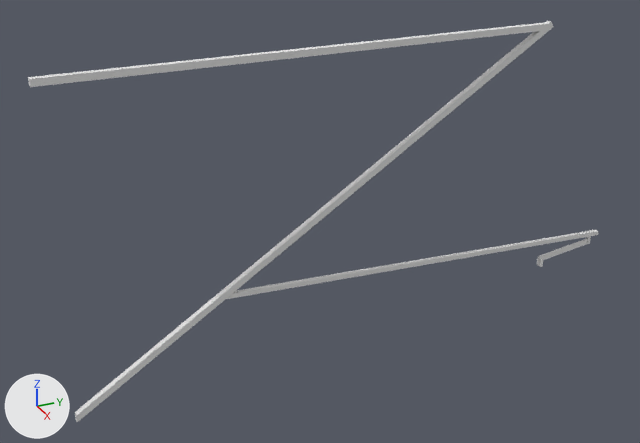
Two versions of the OBJ model common/src/main/resources/assets/pantographsandwires/models/block/cantilever/single/5/cantilever_outer_5px.obj, one commit apart.
One viewpoint serves both versions: a camera (50 mm lens) standing at (7.45, -2.03, 2.51) and looking at (0.37, 1.15, -1.03). Lighting does not change. The marker at lower left points along +X, +Y and +Z. The first picture is the older version. Where no turn or scale is listed for an object, it has been applied to the vertices.

In view in the first picture: '2e5e37b6-9ad2-468e-95e8-d11b75960682', '37164cac-60b7-4206-b164-251ee53b5032', '37fd6804-e435-41e2-a34b-a4aff9827b6a', '6bfdff83-2f08-4acb-9934-8b439e64c96c', 'a2bd73ee-1020-4f57-9a66-4f0086cb5065', 'be4e23a2-2a49-4c42-b9a3-b186261dfb1c'.
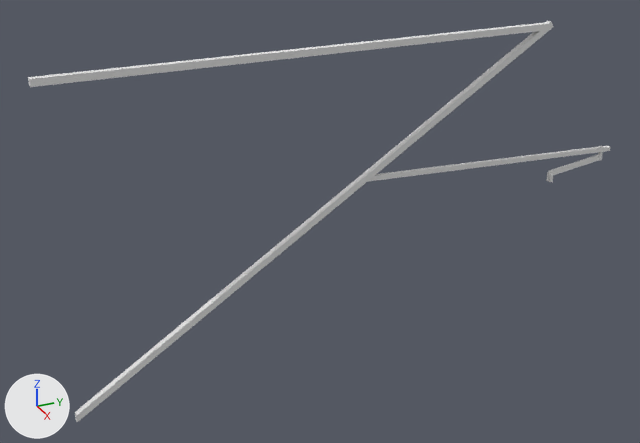
What differs and where, as boxes (x1, y1, x2, y2) in the pictures (640 x 443 px):
'2e5e37b6-9ad2-468e-95e8-d11b75960682', deleted: before (227, 230, 598, 299)
'c29a323d-5c43-4cd9-b4e9-ed352db92e5b', added: after (367, 145, 611, 182)
'ecc56706-542a-4bb7-81b5-09319421d6ec', added: after (548, 154, 600, 176)
'6bfdff83-2f08-4acb-9934-8b439e64c96c', deleted: before (539, 239, 588, 261)
'52753172-0ae8-430f-927f-94a5d59951c1', added: after (546, 172, 553, 182)
'a2bd73ee-1020-4f57-9a66-4f0086cb5065', deleted: before (537, 257, 543, 267)
'4288efe3-b8c6-4f30-8252-71d7a22d016a', added: after (598, 146, 603, 161)
'be4e23a2-2a49-4c42-b9a3-b186261dfb1c', deleted: before (586, 230, 592, 244)

Edits to the bpy script that builds the scene:
```text
Add me_ecc56706_542a_4bb7_81b5_09319421d6ec:
    me_ecc56706_542a_4bb7_81b5_09319421d6ec.from_pydata([(0.509, 3.727, -0.882), (0.509, 4.377, -0.796), (0.509, 3.735, -0.944), (0.509, 4.385, -0.858), (0.491, 4.377, -0.796), (0.491, 3.727, -0.882), (0.491, 4.385, -0.858), (0.491, 3.735, -0.944)], [], [(3, 6, 4, 1), (2, 3, 1, 0), (7, 2, 0, 5), (6, 7, 5, 4), (5, 0, 1, 4), (6, 3, 2, 7)])
    me_ecc56706_542a_4bb7_81b5_09319421d6ec.materials.append(mat_m_53ac917a_6908_652e_015c_c53640b020ed)  # white #e7e7e7
Add me_c29a323d_5c43_4cd9_b4e9_ed352db92e5b:
    me_c29a323d_5c43_4cd9_b4e9_ed352db92e5b.from_pydata([(0.52, 1.63, -0.59), (0.52, 4.5, -0.72), (0.52, 1.56, -0.64), (0.52, 4.5, -0.76), (0.48, 4.5, -0.72), (0.48, 1.63, -0.59), (0.48, 4.5, -0.76), (0.48, 1.56, -0.64)], [], [(3, 6, 4, 1), (2, 3, 1, 0), (7, 2, 0, 5), (6, 7, 5, 4), (5, 0, 1, 4), (6, 3, 2, 7)])
    me_c29a323d_5c43_4cd9_b4e9_ed352db92e5b.materials.append(mat_m_53ac917a_6908_652e_015c_c53640b020ed)  # white #e7e7e7
Remove ob_2e5e37b6_9ad2_468e_95e8_d11b75960682:
    ob_2e5e37b6_9ad2_468e_95e8_d11b75960682 = bpy.data.objects.new('2e5e37b6-9ad2-468e-95e8-d11b75960682', me_2e5e37b6_9ad2_468e_95e8_d11b75960682)
Remove ob_6bfdff83_2f08_4acb_9934_8b439e64c96c:
    ob_6bfdff83_2f08_4acb_9934_8b439e64c96c = bpy.data.objects.new('6bfdff83-2f08-4acb-9934-8b439e64c96c', me_6bfdff83_2f08_4acb_9934_8b439e64c96c)
Remove ob_a2bd73ee_1020_4f57_9a66_4f0086cb5065:
    ob_a2bd73ee_1020_4f57_9a66_4f0086cb5065 = bpy.data.objects.new('a2bd73ee-1020-4f57-9a66-4f0086cb5065', me_a2bd73ee_1020_4f57_9a66_4f0086cb5065)
Remove ob_be4e23a2_2a49_4c42_b9a3_b186261dfb1c:
    ob_be4e23a2_2a49_4c42_b9a3_b186261dfb1c = bpy.data.objects.new('be4e23a2-2a49-4c42-b9a3-b186261dfb1c', me_be4e23a2_2a49_4c42_b9a3_b186261dfb1c)
Add ob_ecc56706_542a_4bb7_81b5_09319421d6ec:
    ob_ecc56706_542a_4bb7_81b5_09319421d6ec = bpy.data.objects.new('ecc56706-542a-4bb7-81b5-09319421d6ec', me_ecc56706_542a_4bb7_81b5_09319421d6ec)
    ob_ecc56706_542a_4bb7_81b5_09319421d6ec.location = (0.0, 0.0, 0.0)
Add ob_c29a323d_5c43_4cd9_b4e9_ed352db92e5b:
    ob_c29a323d_5c43_4cd9_b4e9_ed352db92e5b = bpy.data.objects.new('c29a323d-5c43-4cd9-b4e9-ed352db92e5b', me_c29a323d_5c43_4cd9_b4e9_ed352db92e5b)
    ob_c29a323d_5c43_4cd9_b4e9_ed352db92e5b.location = (0.0, 0.0, 0.0)
Add ob_52753172_0ae8_430f_927f_94a5d59951c1:
    ob_52753172_0ae8_430f_927f_94a5d59951c1 = bpy.data.objects.new('52753172-0ae8-430f-927f-94a5d59951c1', me_52753172_0ae8_430f_927f_94a5d59951c1)  # a box spanning x 0.4688..0.5312, y 3.7344..3.7656, z -1.0..-0.9063; in mat_m_d01e7a2a_8f73_2e81_4c23_374b2442e0d3 (white #e7e7e7)
    ob_52753172_0ae8_430f_927f_94a5d59951c1.location = (0.0, 0.0, 0.0)
Add ob_4288efe3_b8c6_4f30_8252_71d7a22d016a:
    ob_4288efe3_b8c6_4f30_8252_71d7a22d016a = bpy.data.objects.new('4288efe3-b8c6-4f30-8252-71d7a22d016a', me_4288efe3_b8c6_4f30_8252_71d7a22d016a)  # a box spanning x 0.484..0.516, y 4.375..4.406, z -0.859..-0.703; in mat_m_53ac917a_6908_652e_015c_c53640b020ed (white #e7e7e7)
    ob_4288efe3_b8c6_4f30_8252_71d7a22d016a.location = (0.0, 0.0, 0.0)
```
